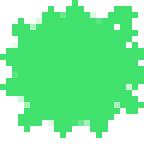
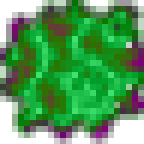
Two versions of the same layered image (144 x 144). Layer-by-layer changes:
added layer "Mega Goo" above "Green Goo" over [0, 0, 144, 144]
painted on "Background" over [0, 0, 144, 138]
